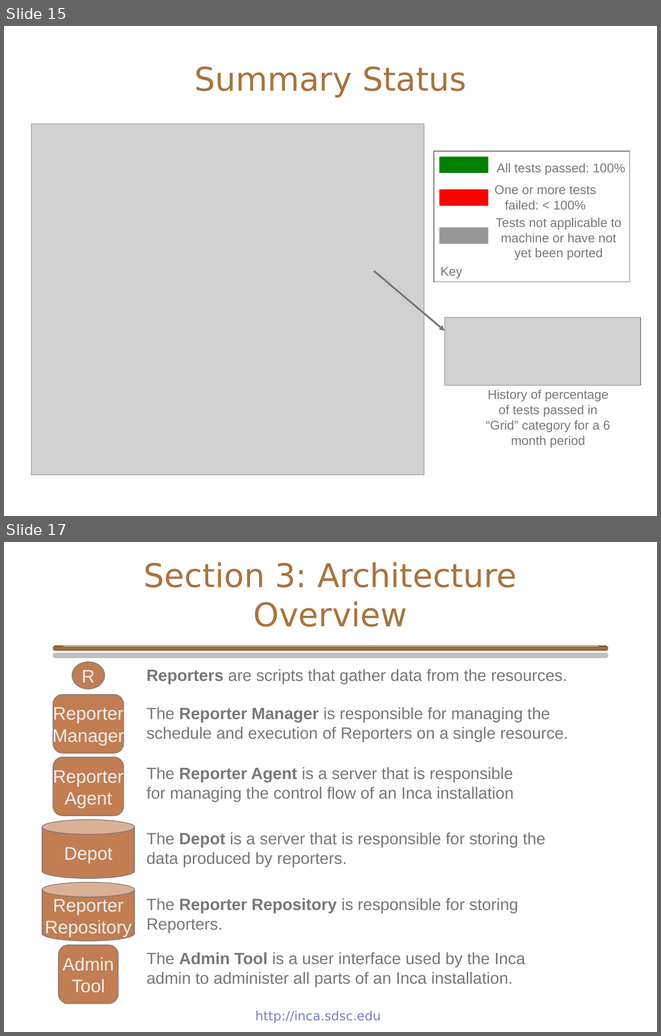
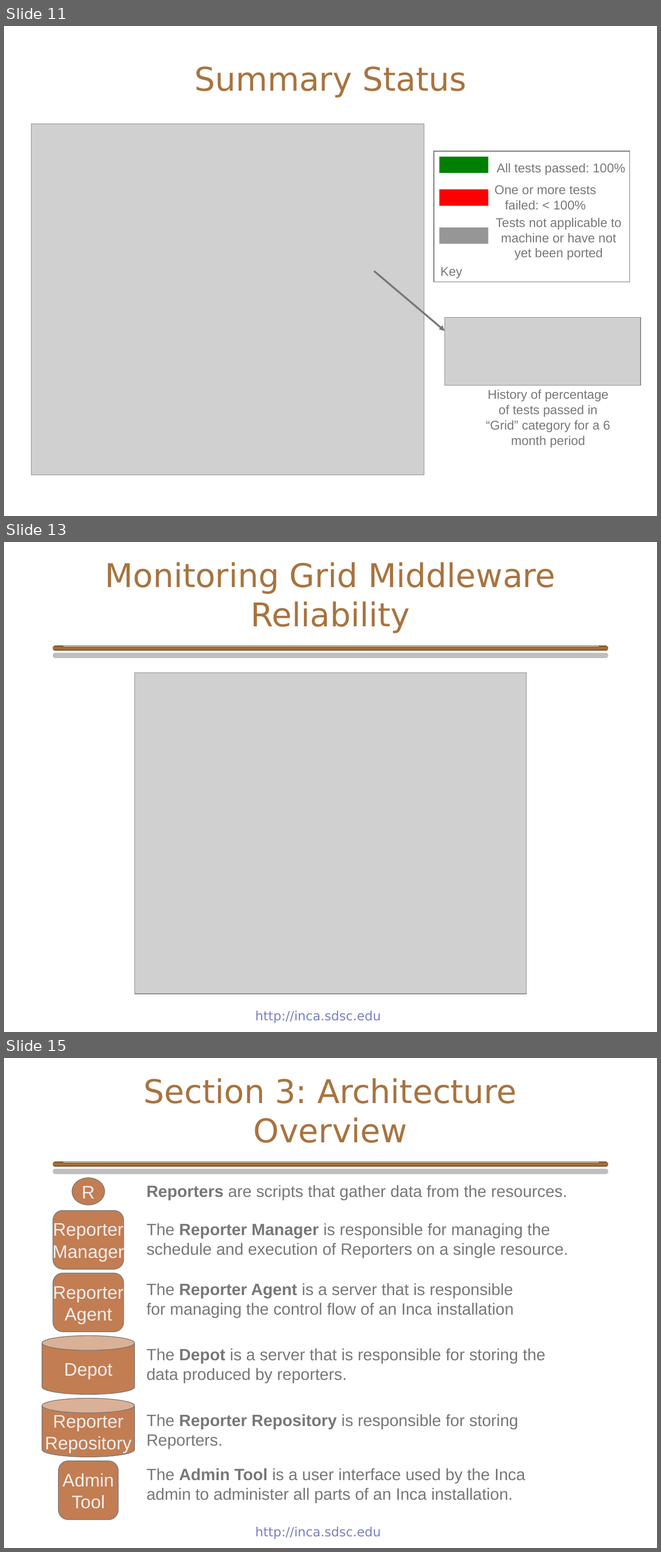
Before and after one commit to IncaProject/inca-xsede, a slide deck: talks/inca_sc05.ppt. Shown one above the other, each under a label of ours: slides 15 and 17 before the commit, slides 11, 13 and 15 after it; the slides between them are not shown. The pictures are 661x1036 and 661x1552 pixels, drawn with LibreOffice and Linux fonts; fonts in the diff are those of the drawing; grey boxes stand for pictures; background and template pictures are left out. Boxes give left, top, right and bottom in pixels: in the first picture for what was removed or moved away, otherwise in the second. Text is boxed around its words. In the diff, an @@ line names an element or a change of style, - is before the commit and + after.

```diff
--- a/talks/inca_sc05.ppt
+++ b/talks/inca_sc05.ppt
@@ slide 13 added at (4, 542, 657, 1032), background #FFFFFF; not listed: 3 template elements that a slide beside it also shows @@
@@ title added at (105, 562, 556, 633), 36 pt, text #A8733E @@
+Monitoring Grid Middleware Reliability
@@ picture added at (134, 672, 527, 994) @@
@@ what was slide 15 is now slide 11 @@
@@ what was slide 17 is now slide 15 @@
```
Also in this commit, not shown: 10 slides changed, 2 other slides added, 2 slides removed.
